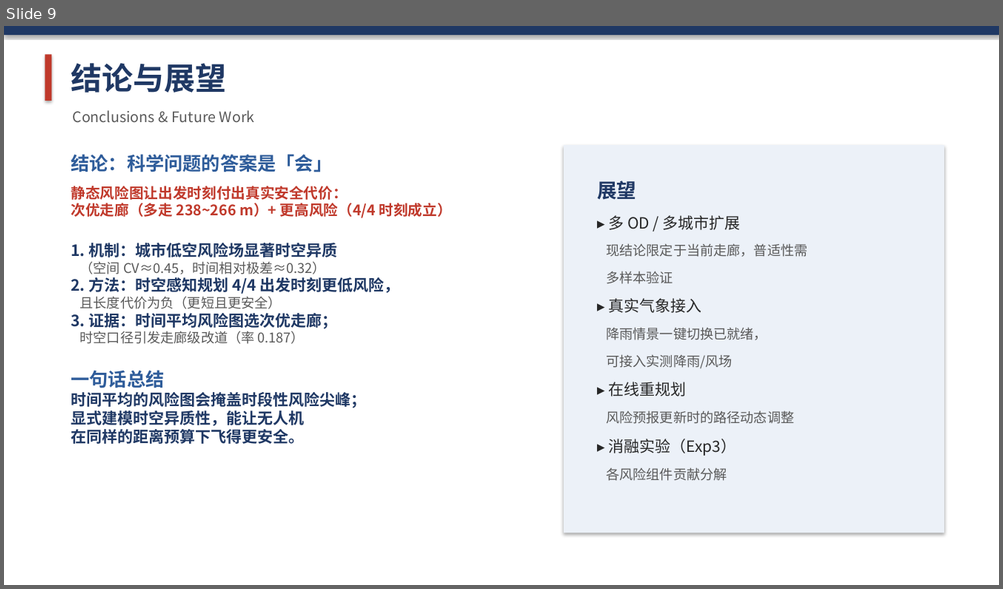
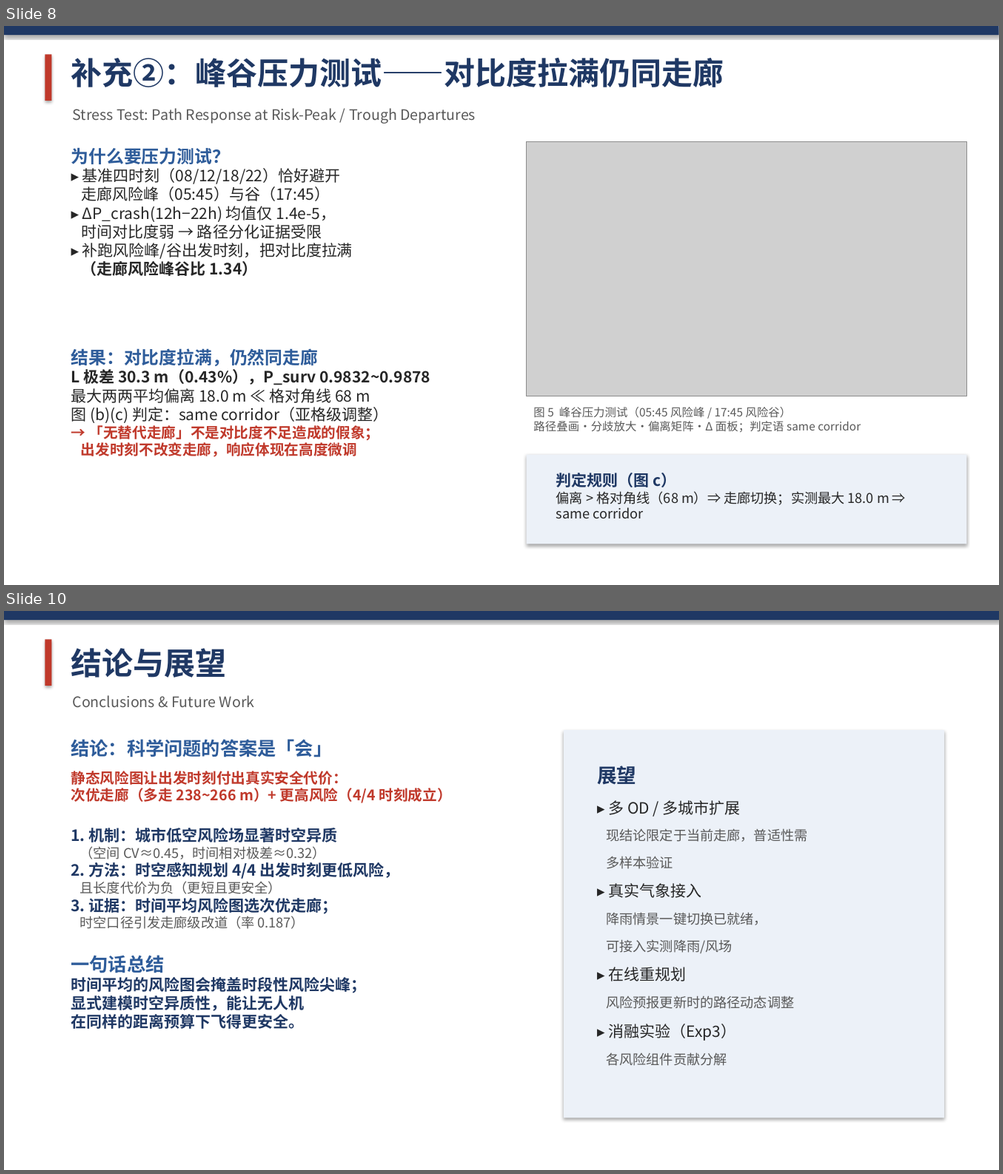
Before and after one commit to 909347194/Risk-Path, a slide deck: 学术汇报_时空异质性感知的低空无人机路径规划.pptx. Shown one above the other, each under a label of ours: slide 9 before the commit, slides 8 and 10 after it; the slides between them are not shown. The pictures are 1003x589 and 1003x1174 pixels, drawn with LibreOffice and Linux fonts; fonts in the diff are those of the drawing; grey boxes stand for pictures. Boxes give left, top, right and bottom in pixels: in the first picture for what was removed or moved away, otherwise in the second. Text is boxed around its words. In the diff, an @@ line names an element or a change of style, - is before the commit and + after.

```diff
--- a/学术汇报_时空异质性感知的低空无人机路径规划.pptx
+++ b/学术汇报_时空异质性感知的低空无人机路径规划.pptx
@@ slide 8 added at (x1=4, y1=26, x2=999, y2=585), background #FFFFFF @@
@@ rectangle added at (x1=4, y1=26, x2=999, y2=35), fill #1F3864 @@
@@ rectangle added at (x1=45, y1=54, x2=52, y2=101), fill #C0392B @@
@@ text added at (x1=71, y1=58, x2=724, y2=87), 30 pt, text #1F3864, bold @@
+补充②：峰谷压力测试——对比度拉满仍同走廊
@@ text added at (x1=73, y1=108, x2=475, y2=124), 14 pt, text #595959 @@
+Stress Test: Path Response at Risk-Peak / Trough Departures
@@ text added at (x1=71, y1=147, x2=353, y2=276), 15 pt, text #262626 @@
+为什么要压力测试？
+▸ 基准四时刻（08/12/18/22）恰好避开
+走廊风险峰（05:45）与谷（17:45）
+▸ ΔP_crash(12h−22h) 均值仅 1.4e-5，
+时间对比度弱 → 路径分化证据受限
+▸ 补跑风险峰/谷出发时刻，把对比度拉满
+（走廊风险峰谷比 1.34）
@@ picture added at (x1=526, y1=141, x2=967, y2=397) @@
@@ text added at (x1=71, y1=349, x2=430, y2=457), 15 pt, text #262626, bold @@
+结果：对比度拉满，仍然同走廊
+L 极差 30.3 m（0.43%），P_surv 0.9832~0.9878
+最大两两平均偏离 18.0 m ≪ 格对角线 68 m
+图 (b)(c) 判定：same corridor（亚格级调整）
+→ 「无替代走廊」不是对比度不足造成的假象；
+出发时刻不改变走廊，响应体现在高度微调
@@ text added at (x1=533, y1=407, x2=860, y2=433), 11 pt, text #595959 @@
+图 5 峰谷压力测试（05:45 风险峰 / 17:45 风险谷）
+路径叠画·分歧放大·偏离矩阵·Δ 面板；判定语 same corridor
@@ rectangle added at (x1=526, y1=455, x2=967, y2=545), fill #ECF1F8 @@
@@ text added at (x1=556, y1=473, x2=889, y2=519), 13 pt, text #262626 @@
+判定规则（图 c）
+偏离 > 格对角线（68 m）⇒ 走廊切换；实测最大 18.0 m ⇒ same corridor
@@ what was slide 9 is now slide 10 @@
```
Also in this commit, not shown: 4 slides changed.
